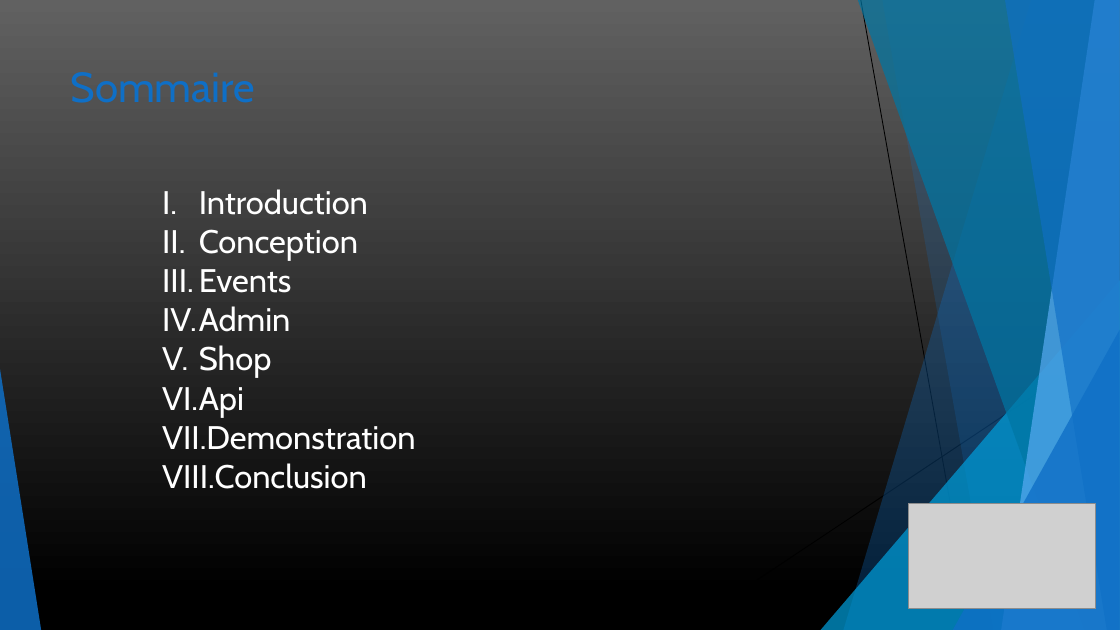
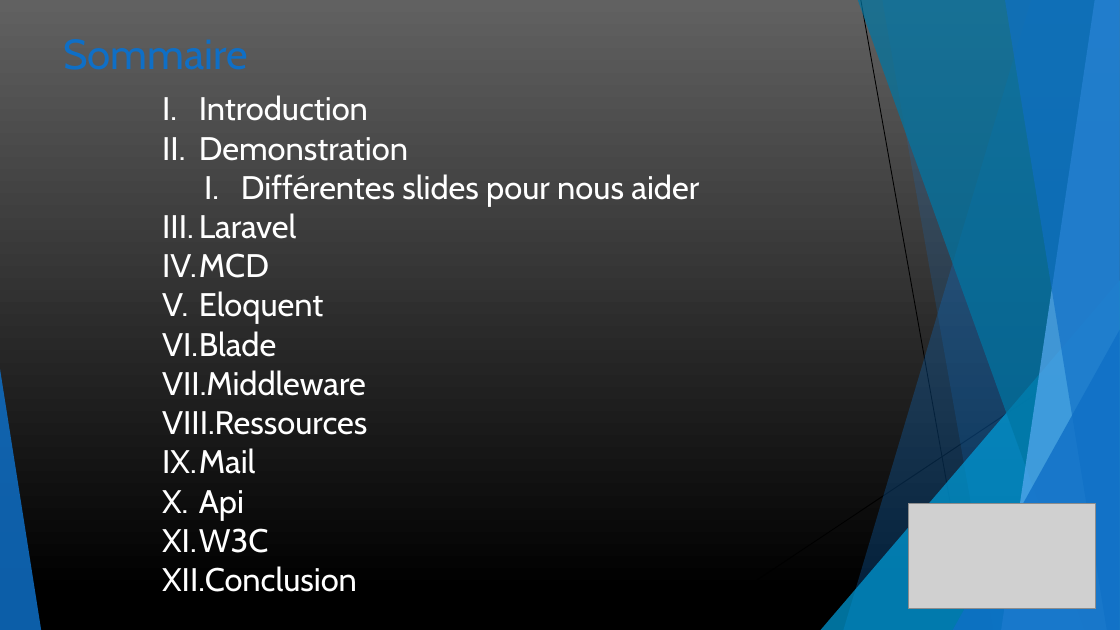
Before and after one commit to guillaumew74/WebProject, a slide deck: slide 2 of ressources/diapo projet.pptx. Drawn at 1120x630 pixels with LibreOffice and Linux fonts; fonts in the diff are those of the drawing; grey boxes stand for pictures. Boxes give left, top, right and bottom in pixels: in the first picture for what was removed or moved away, otherwise in the second. Text is boxed around its words. In the diff, an @@ line names an element or a change of style, - is before the commit and + after.

```diff
--- a/ressources/diapo projet.pptx
+++ b/ressources/diapo projet.pptx
@@ title "Sommaire": place and size @@
-title "Sommaire" at (71, 72, 256, 103)
+title "Sommaire" at (63, 39, 248, 70)
@@ text "Introduction": place and size @@
-text "Introduction" at (162, 189, 416, 489)
+text "Introduction" at (162, 95, 699, 592)
@@ text at (162, 137, 699, 474): text changed @@
-II. Conception
-III. Events
-IV. Admin
-V. Shop
+II. Demonstration
+  I. Différentes slides pour nous aider
+III. Laravel
+IV. MCD
+V. Eloquent
+VI. Blade
+VII. Middleware
+VIII. Ressources
+IX. Mail
@@ text at (162, 528, 268, 553): text changed @@
-VII. Demonstration
+XI. W3C
```
Also in this commit, not shown: 5 other slides changed, 6 slides added, 2 slides removed.
